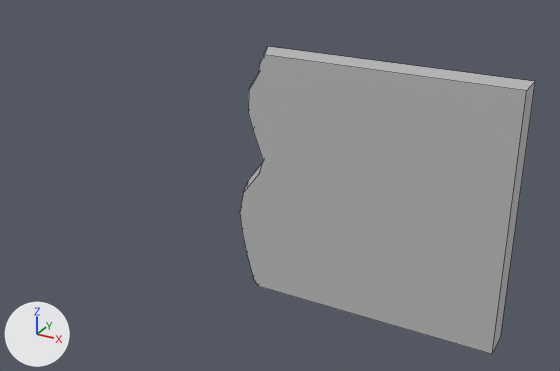
The FBX model Assets/Models/StyrofoamPanel/styrofoam_panel_breakR.fbx: old version first, new version second.
The view is the same before and after, from a 50 mm lens placed at (0.761, -1.259, 1.934), pointed at (0.057, 0.021, 1.294). The lights are fixed; the arrows at lower left show +X, +Y and +Z. Mesh edges are drawn as thin lines. Where no turn or scale is listed for an object, it has been applied to the vertices.

Script lines for the objects in view, before the commit:
```python
me_mesh = bpy.data.meshes.new('Mesh')
me_mesh.from_pydata(...)  # 32 vertices, 18 faces; spans x -0.035..0.531, y -0.03..0.03, z 1.075..1.577
me_mesh.materials.append(mat_lambert2)  # grey #bcbcbc
ob_panel_breakr = bpy.data.objects.new('Panel_breakR', me_mesh)
ob_panel_breakr.location = (0.0, 0.0, 0.0)
```
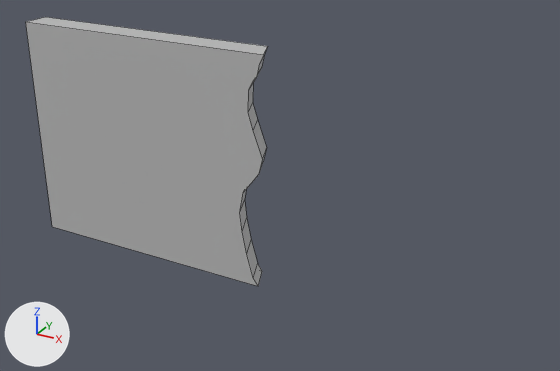
What differs and where, as boxes [x1, y1, x2, y2] in the pictures (560 x 371 px):
'Panel_breakR', reshaped (18% narrower, 13% shorter)
    before: [240, 46, 535, 354]
    after: [26, 17, 268, 286]

The edits, one by one:
me_mesh is used by ob_panel_breakr; location (0.0, 0.0, 0.0).
me_mesh had 32 vertices, 18 faces and spanned x -0.035..0.531, y -0.03..0.03, z 1.075..1.577.
me_mesh now has 32 vertices, 18 faces and spans x -0.553..0.05, y -0.03..0.03, z 1.075..1.577.
Part 1, on me_mesh:
4 vertices are removed from x 0.531, y -0.03..0.03, z 1.075..1.577.
18 faces are deleted.
4 vertices are added at (-0.553, -0.03, 1.075), (-0.553, -0.03, 1.577), (-0.553, 0.03, 1.075), (-0.553, 0.03, 1.577).
18 new faces join them.
